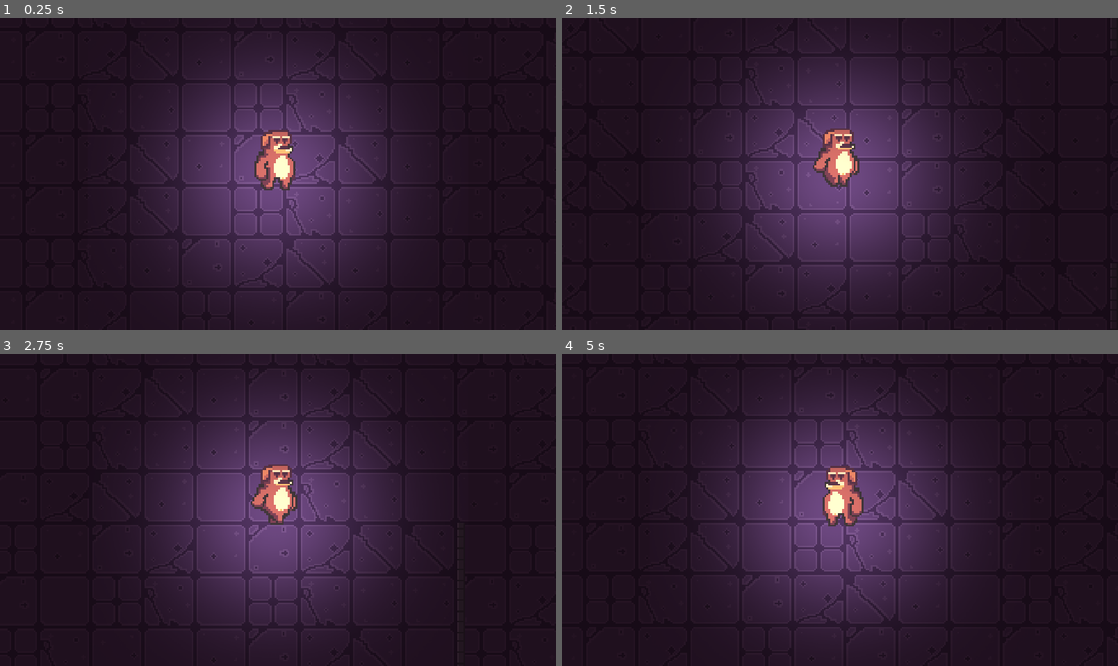
Above: before the commit, frames 1-4 (two rows, left to right).
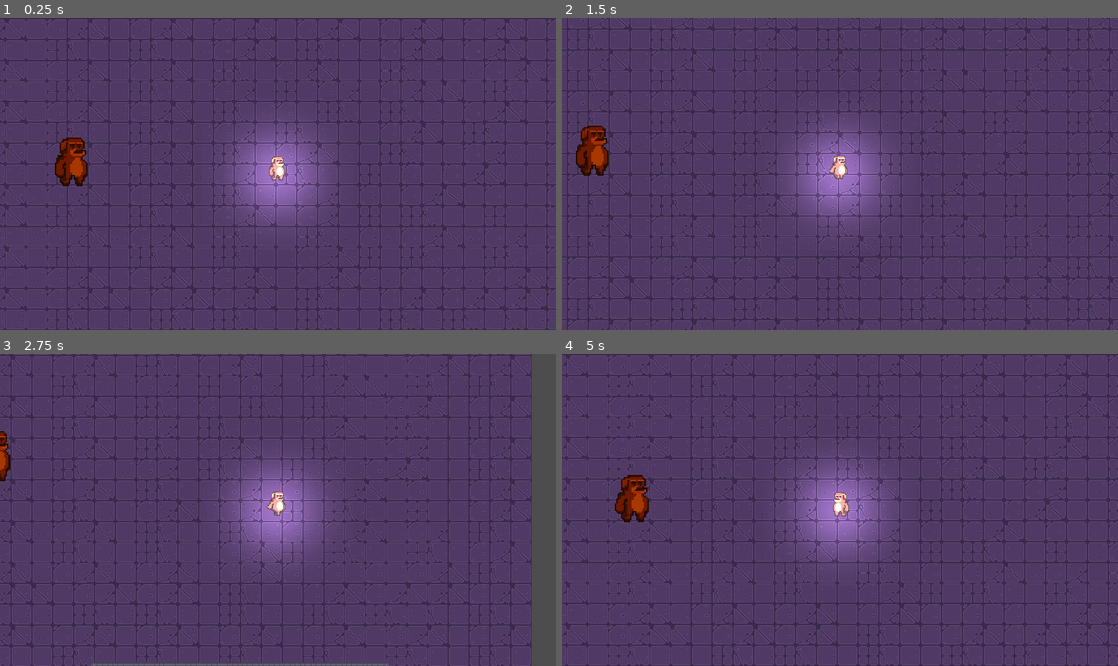
Above: after the commit, the same moments.

Repository: AugustanaCSC380January2024/final-game-don
Game: Godot game, scene res://scenes/main.tscn
Two runs of this game, one before a commit and one after it. Both use one fixed random seed, a clock stepped at 60 frames per second and the inputs below.
Inputs:
- Up to frame 1 (0.25 s): no input
- Up to frame 2 (1.5 s): hold D (right) 0.53-1.28 s; tap Space (jump) at 0.77 s; hold S (down) from 1.28 s (still down)
- Up to frame 3 (2.75 s): tap Space (jump) at 1.52 s; release S (down) at 2.03 s; hold D (right) from 2.03 s (still down)
- Up to frame 4 (5 s): release D (right) at 2.78 s; hold W (up) 2.78-3.53 s; tap Space (jump) at 3.02, 3.77, 4.52 s; hold A (left) from 3.53 s (still down)

The runs differ from the first frame. In frame 1, 89% of the frame differs, in the area x 0-100%, y 0-100%; in frame 2, 88%; in frame 3, 88%; in frame 4, 89%.

Commit message:
We changed the way the enemy follows you but it is currently under development

Diff:
--- a/scenes/enemy.tscn
+++ b/scenes/enemy.tscn
@@ -217,11 +217,13 @@
 
 [sub_resource type="CapsuleShape2D" id="CapsuleShape2D_ncjxb"]
 radius = 35.0
-height = 100.0
+height = 136.0
 
 [node name="Enemy" type="CharacterBody2D"]
 collision_layer = 3
 collision_mask = 3
+motion_mode = 1
+wall_min_slide_angle = 0.0
 script = ExtResource("1_qu4l4")
 
 [node name="AnimatedSprite2D" type="AnimatedSprite2D" parent="."]
@@ -237,8 +239,17 @@
 shape = SubResource("CircleShape2D_5grap")
 
 [node name="CollisionShape2D2" type="CollisionShape2D" parent="."]
-position = Vector2(-3, -47)
+position = Vector2(-2, -28)
 shape = SubResource("CapsuleShape2D_ncjxb")
+
+[node name="NavigationAgent2D" type="NavigationAgent2D" parent="."]
+navigation_layers = 3
+debug_enabled = true
+
+[node name="Timer" type="Timer" parent="."]
+wait_time = 0.5
+autostart = true
 
 [connection signal="body_entered" from="Area2D" to="." method="_on_area_2d_body_entered"]
 [connection signal="body_exited" from="Area2D" to="." method="_on_area_2d_body_exited"]
+[connection signal="timeout" from="Timer" to="." method="_on_timer_timeout"]
--- a/scenes/main.tscn
+++ b/scenes/main.tscn
@@ -10,7 +10,7 @@
 [node name="map1" parent="." instance=ExtResource("1_pb8uk")]
 
 [node name="Player" parent="." instance=ExtResource("2_yud7a")]
-position = Vector2(444, 217)
+position = Vector2(387, -240)
 scale = Vector2(0.3, 0.3)
 
 [node name="Sprite2D" type="Sprite2D" parent="."]
@@ -19,5 +19,5 @@
 texture = ExtResource("3_2jt5r")
 
 [node name="Enemy" parent="." instance=ExtResource("4_r1dy3")]
-position = Vector2(437, -221)
+position = Vector2(73, -242)
 scale = Vector2(0.6, 0.6)
--- a/scenes/map1.tscn
+++ b/scenes/map1.tscn
@@ -994,12 +994,14 @@
 [node name="Node2D" type="Node2D"]
 
 [node name="TileMap" type="TileMap" parent="."]
+scale = Vector2(1, 0.99813)
 tile_set = SubResource("TileSet_3el2i")
 format = 2
 layer_0/name = "Layer 0"
 layer_0/tile_data = PackedInt32Array(0, 65537, 2, 65536, 65537, 3, 1, 131073, 2, 65537, 131073, 3, 2, 196609, 2, 65538, …(45438 unchanged characters)…
 layer_1/name = "Layer 1"
-layer_1/tile_data = PackedInt32Array(65543, 65537, 0, 131079 …(1017 unchanged characters)… , 0, 131093, 327681, 1, 65557, 327681, 0)
+layer_1/tile_data = PackedInt32Array(65543, 65537, 0, 131079 …(1017 unchanged characters)… , 0, 131093, 327681, 1, 65557, 327681, 0, 655377, 1, 2, 589841, 1, 2, 524305, 1, 2, 458769, 1, 2, 393233, 1, 2, 327697, 1, 2, 262161, 1, 2)
 
 [node name="CanvasModulate" type="CanvasModulate" parent="."]
+visible = false
 color = Color(0.388235, 0.270588, 0.301961, 1)
--- a/scenes/player.tscn
+++ b/scenes/player.tscn
@@ -229,7 +229,6 @@
 [node name="Camera2D" type="Camera2D" parent="."]
 position = Vector2(-1.52588e-05, -7.62939e-06)
 scale = Vector2(0.999999, 0.999999)
-zoom = Vector2(2.5, 2.5)
 
 [node name="AnimatedSprite2D" type="AnimatedSprite2D" parent="."]
 sprite_frames = SubResource("SpriteFrames_lbpn0")
--- a/scripts/Enemy.gd
+++ b/scripts/Enemy.gd
@@ -1,12 +1,29 @@
 extends CharacterBody2D
 
-var speed = 40
+var speed = 80
 var player_chase = false
-var player = null
+
+@export var player: Node2D
+@onready var nav_agent:= $NavigationAgent2D as NavigationAgent2D
 
 
-func _physics_process(delta):
+func _physics_process(_delta: float) -> void:
+
+
+	#This portion looks for the next path and moves the enemy in that direction
+	#Player chase keeps track of the enemy if is chasing or not
 	if player_chase:
+		var dir = to_local(nav_agent.get_next_path_position()).normalized()
+		velocity = dir * speed
+		print(nav_agent.get_next_path_position())
+	else:
+		velocity = Vector2.ZERO
+
+
+	move_and_slide()
+
+	#This code is not being used currently but I will use it in the future as a base for animation changes
+	if false:
 		position += (player.position - position)/speed
 		$AnimatedSprite2D.play("run")
 
@@ -20,12 +37,23 @@
 
 
 
+func makepath():
+	nav_agent.target_position = player.global_position
 
 func _on_area_2d_body_entered(body):
+	player_chase = true
 	player =  body
-	player_chase = true
+	print("player detected")
+
 
 
 func _on_area_2d_body_exited(body):
 	player =  null
 	player_chase = false
+	print("player exited")
+
+
+
+func _on_timer_timeout():
+	if(player_chase):
+		makepath()
--- a/scripts/player.gd
+++ b/scripts/player.gd
@@ -36,7 +36,7 @@
 
 	update_animations(directionX, directionY, jump)
 	move_and_slide()
-	print(on_floor)
+
 
 
 
@@ -58,4 +58,3 @@
 #notes, timer works but it seems like there is not enough time for the animation to play
 func _on_timer_timeout():
 	on_floor = true
-	print("timeout")
